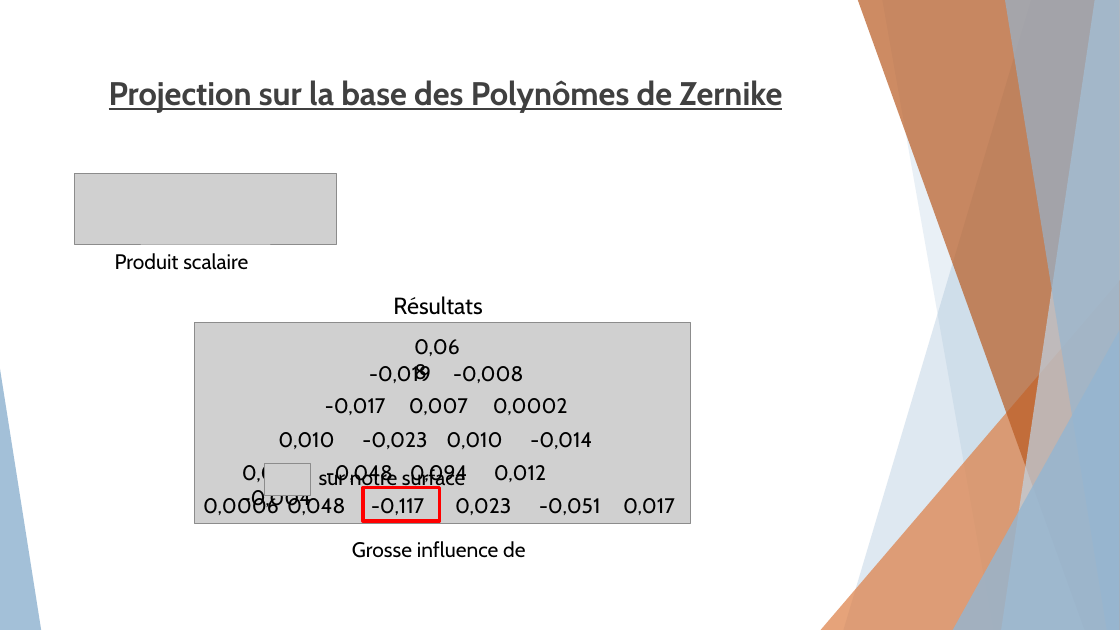
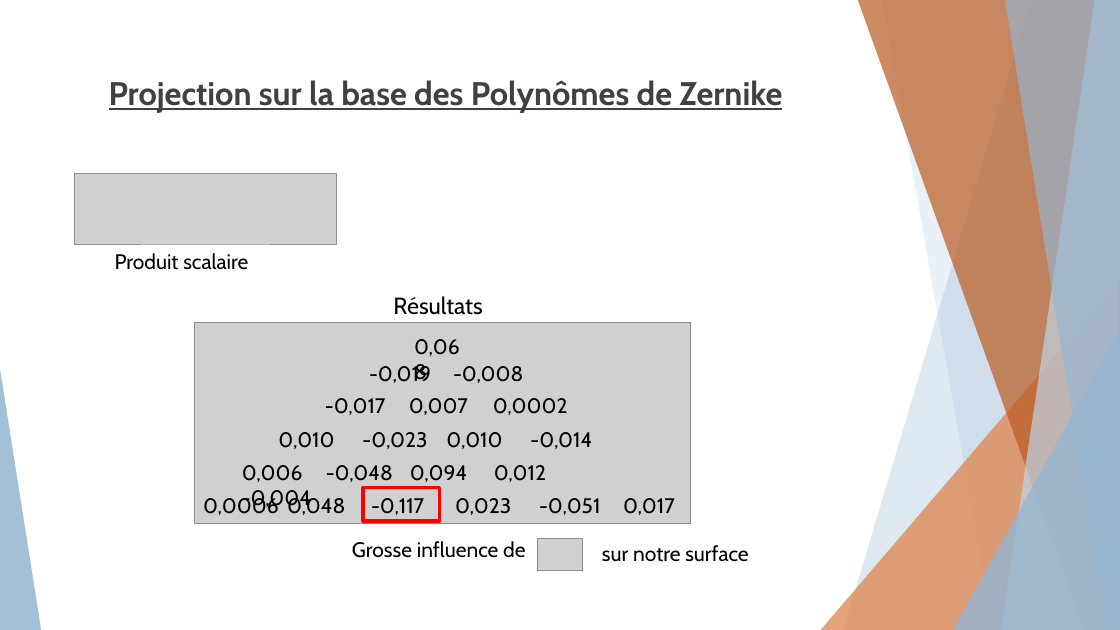
Before and after one commit to Lucas-brb/TIPE-2022, a slide deck: slide 19 of Présentation/Mesure des défauts de l'oeil v3.pptx (slide 18 before the commit). Drawn at 1120x630 pixels with LibreOffice and Linux fonts; fonts in the diff are those of the drawing; grey boxes stand for pictures. Boxes give left, top, right and bottom in pixels: in the first picture for what was removed or moved away, otherwise in the second. Text is boxed around its words. In the diff, an @@ line names an element or a change of style, - is before the commit and + after.

```diff
--- a/Présentation/Mesure des défauts de l'oeil v3.pptx
+++ b/Présentation/Mesure des défauts de l'oeil v3.pptx
@@ picture: place and size @@
-picture at [265,464,311,496]
+picture at [537,539,583,571]
@@ text "sur notre surface" rewrapped from [319,467,465,491] to [602,545,748,562] @@
```
Also in this commit, not shown: 2 other slides changed, 1 slide added.
